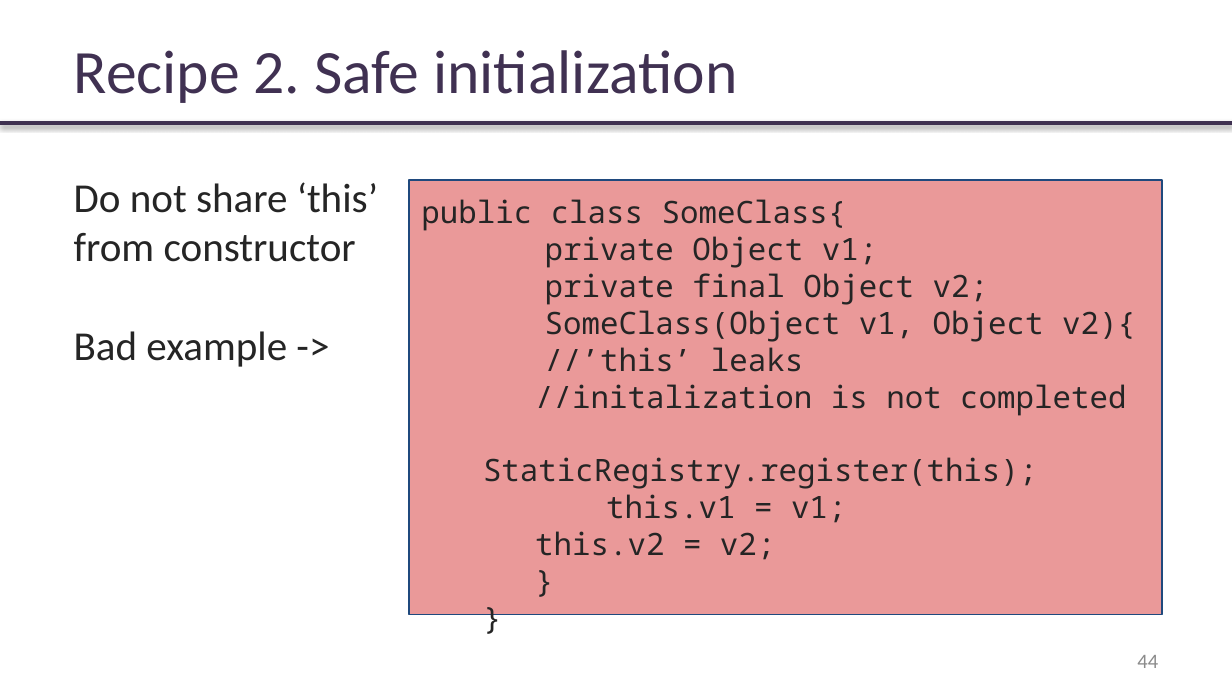
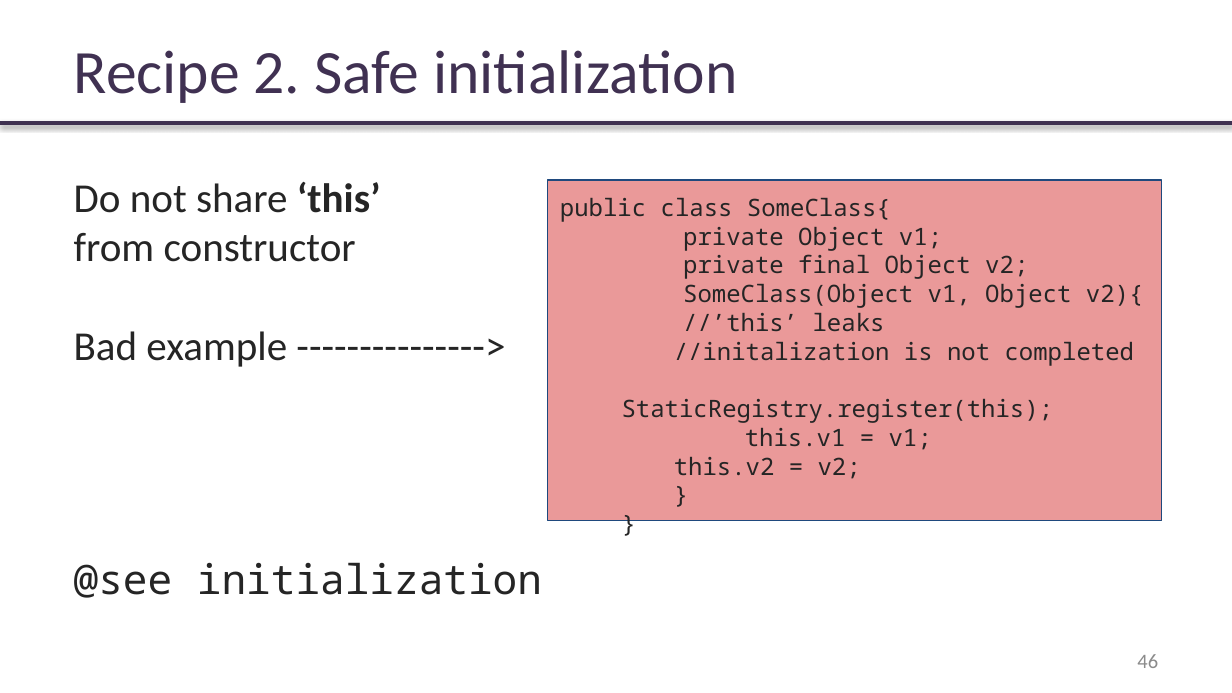
Before and after one commit to rybalkinsd/atom, a slide deck: slide 46 of lecture9/presentations/lecture9.pptx (slide 44 before the commit). Drawn at 1232x693 pixels with LibreOffice and Linux fonts; fonts in the diff are those of the drawing; background and template pictures are left out. Boxes give left, top, right and bottom in pixels: in the first picture for what was removed or moved away, otherwise in the second. Text is boxed around its words. In the diff, an @@ line names an element or a change of style, - is before the commit and + after.

```diff
--- a/lecture9/presentations/lecture9.pptx
+++ b/lecture9/presentations/lecture9.pptx
@@ text at bbox=[74, 182, 381, 213]: bold on in "‘this’" @@
@@ rectangle "public class SomeClass{": place and size @@
-rectangle "public class SomeClass{" at bbox=[409, 180, 1162, 614]
+rectangle "public class SomeClass{" at bbox=[548, 180, 1163, 521]
@@ rectangle "public class SomeClass{" at bbox=[548, 180, 1163, 521]: size 18 to 14 pt @@
@@ text at bbox=[74, 331, 542, 598]: text changed @@
-Bad example ->
+Bad example --------------->
+@see initialization
@@ page number at bbox=[1137, 654, 1158, 668]: text changed @@
-44
+46
```
Also in this commit, not shown: 3 slides added, 1 other file.
